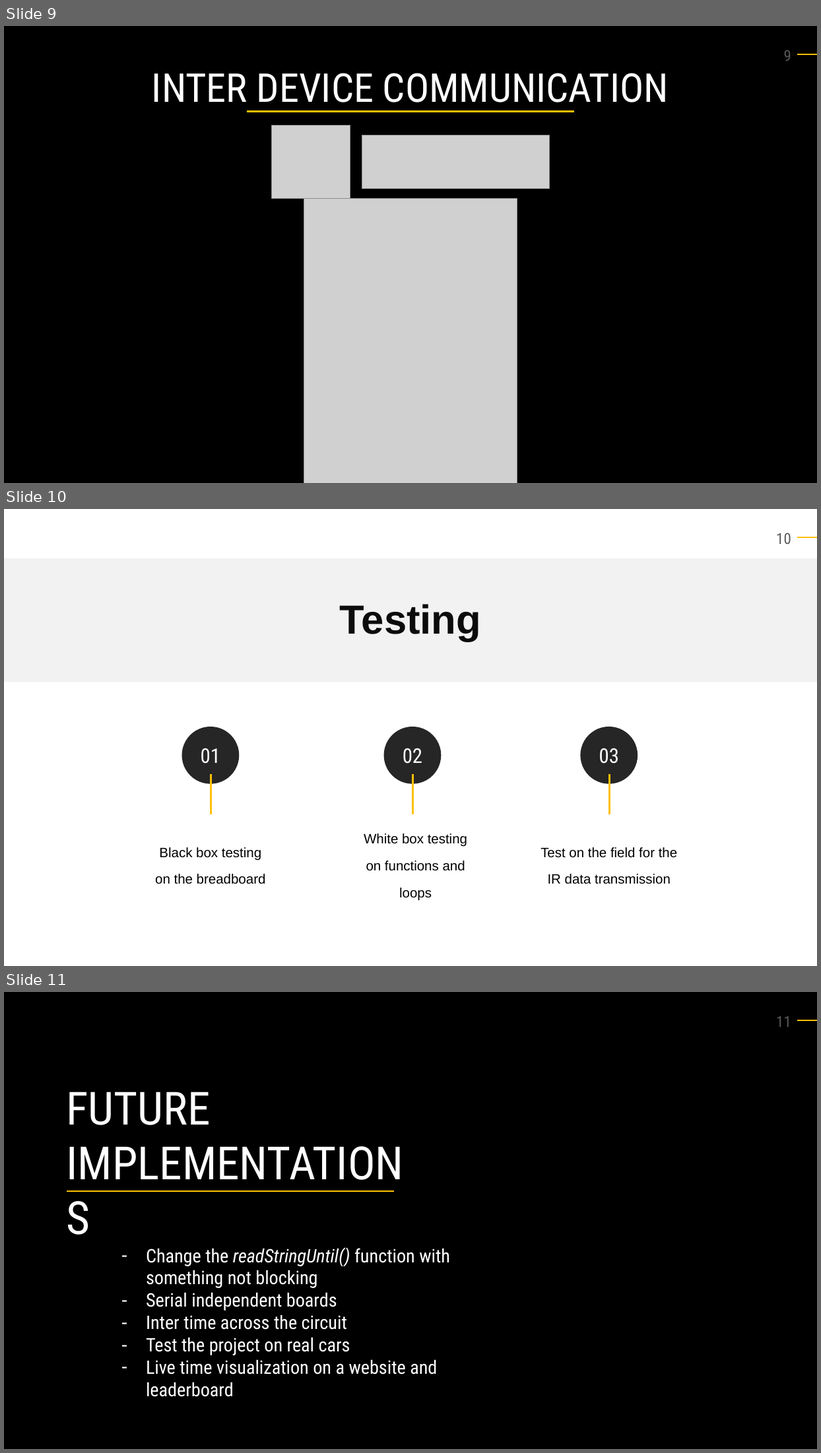
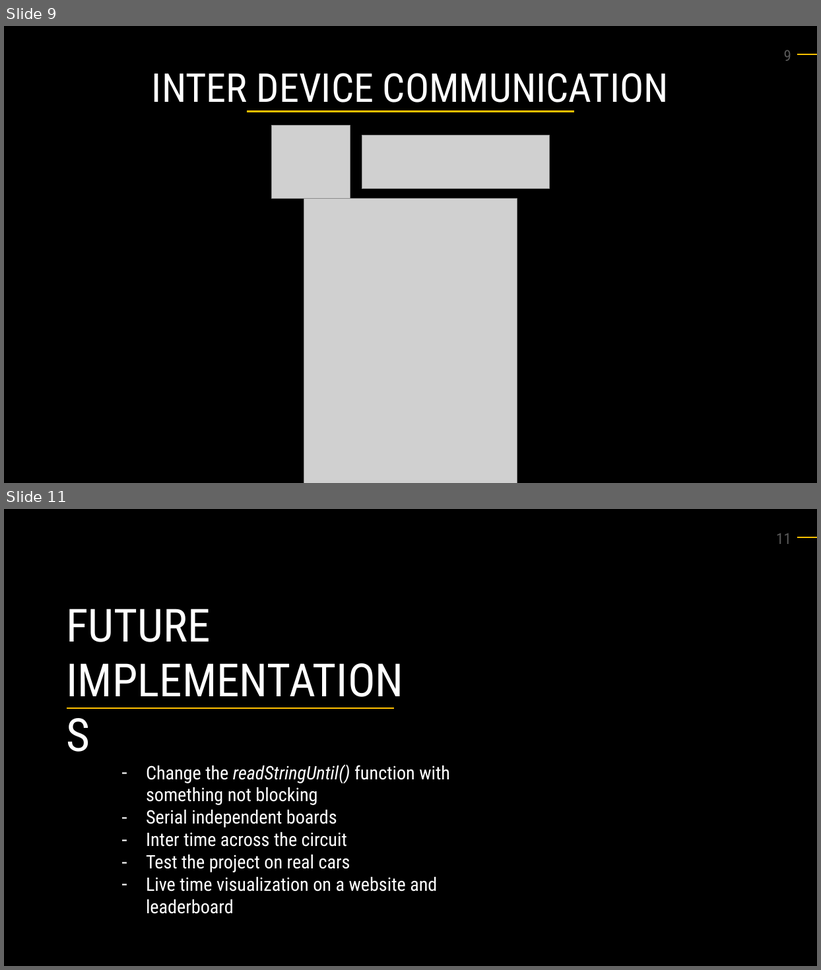
Before and after one commit to leonardopivetta/iot_laptiming, a slide deck: powerpoint/presentation.pptx. Shown one above the other, each under a label of ours: slides 9, 10 and 11 before the commit, slides 9 and 11 after it; the slides between them are not shown. The pictures are 821x1453 and 821x970 pixels, drawn with LibreOffice and Linux fonts; fonts in the diff are those of the drawing; grey boxes stand for pictures. Boxes give left, top, right and bottom in pixels: in the first picture for what was removed or moved away, otherwise in the second. Text is boxed around its words. In the diff, an @@ line names an element or a change of style, - is before the commit and + after.

```diff
--- a/powerpoint/presentation.pptx
+++ b/powerpoint/presentation.pptx
@@ slide 10 removed at <box>4,509,817,966</box>, background #FFFFFF; not listed: 2 template elements that a slide beside it also shows @@
@@ rectangle removed at <box>4,559,817,682</box> @@
@@ text removed at <box>340,604,481,641</box> @@
-Testing
@@ ellipse removed at <box>182,727,240,784</box> @@
-01
@@ ellipse removed at <box>384,727,442,784</box> @@
-02
@@ ellipse removed at <box>580,727,638,784</box> @@
-03
@@ line removed from (211, 774) to (211, 815) @@
@@ line removed from (413, 774) to (413, 815) @@
@@ line removed from (610, 774) to (610, 815) @@
@@ text removed at <box>364,834,467,901</box> @@
-White box testing on functions and loops
@@ text removed at <box>155,848,266,885</box> @@
-Black box testing on the breadboard
@@ text removed at <box>541,848,677,885</box> @@
-Test on the field for the IR data transmission
```
Also in this commit, not shown: 3 slides changed, 1 slide added, 2 other files.
